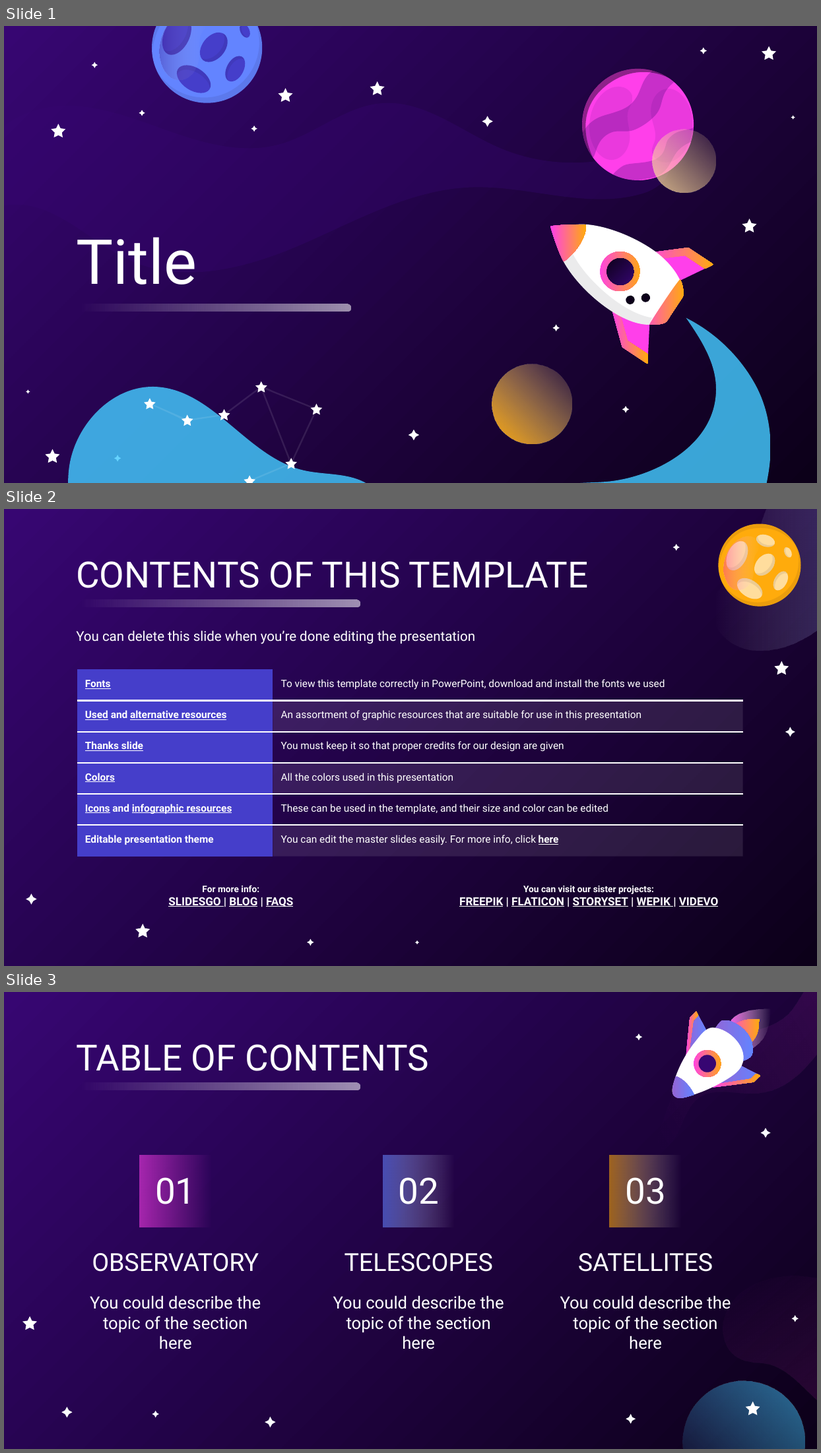
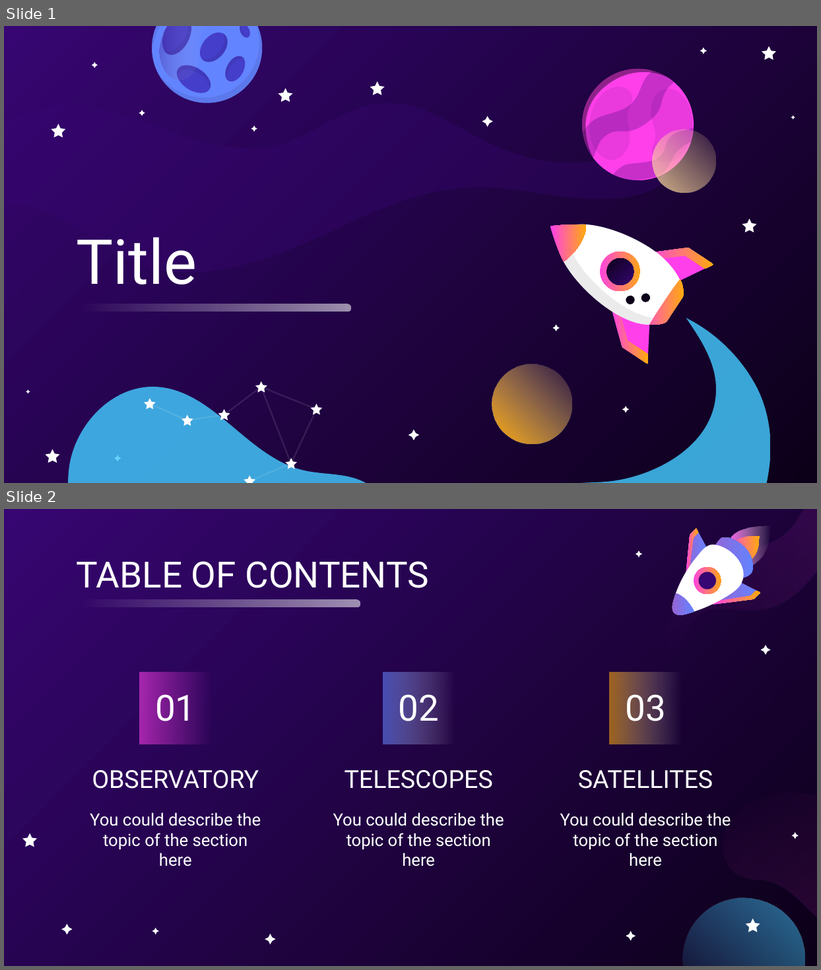
Before and after one commit to usedgenes/Rocketry-Curriculum, a slide deck: Beginner/Powerpoint Template.pptx. Shown one above the other, each under a label of ours: slides 1, 2 and 3 before the commit, slides 1 and 2 after it. The pictures are 821x1453 and 821x970 pixels, drawn with LibreOffice and Linux fonts; fonts in the diff are those of the drawing. Boxes give left, top, right and bottom in pixels: in the first picture for what was removed or moved away, otherwise in the second. Text is boxed around its words. In the diff, an @@ line names an element or a change of style, - is before the commit and + after.

```diff
--- a/Beginner/Powerpoint Template.pptx
+++ b/Beginner/Powerpoint Template.pptx
@@ slide 2 removed at (4, 509, 817, 966), background gradient #0C0019 to #370672 @@
@@ freeform shape removed at (708, 509, 817, 650) @@
@@ group removed at (719, 524, 802, 607): 16 freeform shapes @@
@@ title removed at (76, 561, 589, 588) @@
-CONTENTS OF THIS TEMPLATE
@@ rounded rectangle removed at (77, 600, 360, 607) @@
@@ text removed at (76, 630, 475, 644) @@
-You can delete this slide when you’re done editing the presentation
@@ table removed at (77, 670, 743, 857), 6 rows, 2 columns @@
-Fonts | To view this template correctly in PowerPoint, download and install the fonts we used
-Used and alternative resources | An assortment of graphic resources that are suitable for use in this presentation
-Thanks slide | You must keep it so that proper credits for our design are given
-Colors | All the colors used in this presentation
-Icons and infographic resources | These can be used in the template, and their size and color can be edited
-Editable presentation theme | You can edit the master slides easily. For more info, click here
@@ text removed at (168, 885, 293, 907) @@
-For more info:
-SLIDESGO | BLOG | FAQS
@@ text removed at (459, 886, 719, 907) @@
-You can visit our sister projects:
-FREEPIK | FLATICON | STORYSET | WEPIK | VIDEVO
@@ group removed at (26, 544, 795, 947): 7 freeform shapes @@
@@ what was slide 3 is now slide 2 @@
```
Also in this commit, not shown: 3 other slides removed, 7 other files.
